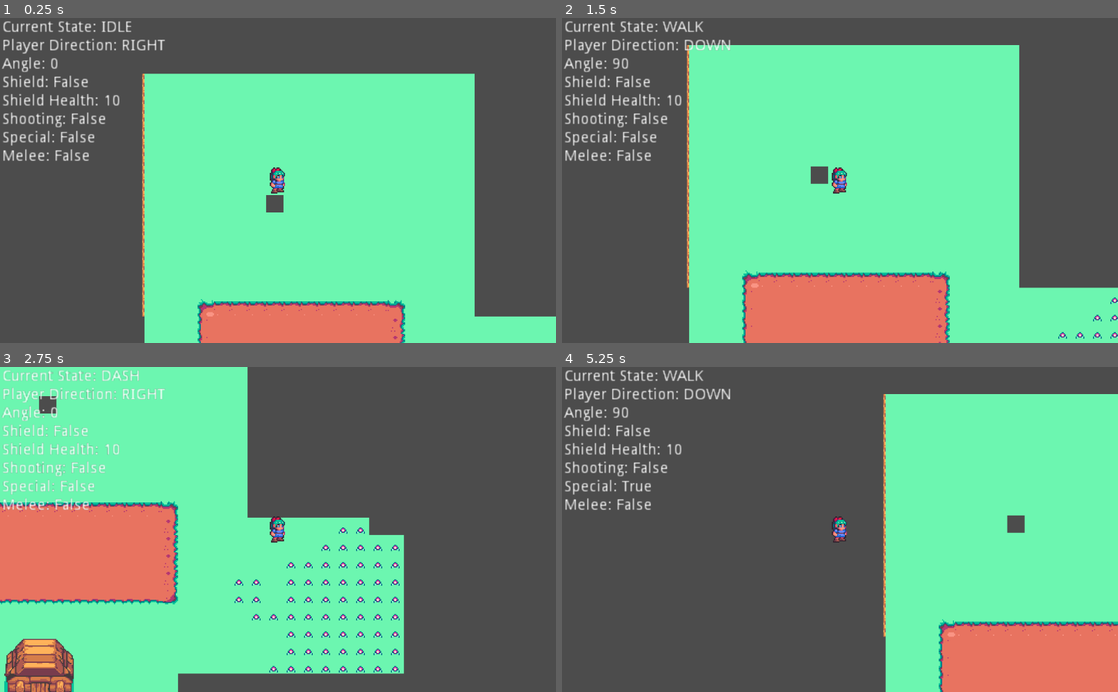
Above: before the commit, frames 1-4 (two rows, left to right).
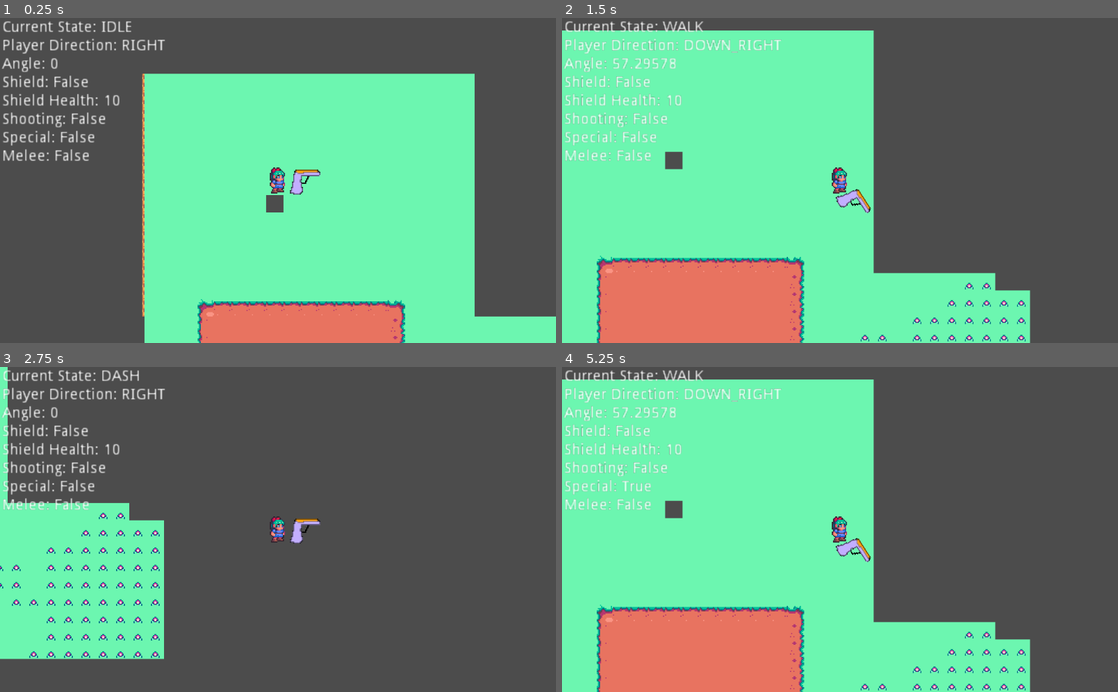
Above: after the commit, the same moments.

Repository: ValorZard/FIGHT-IT---True-Version
Game: Godot game, scene res://resources/Scenes/Main.tscn
Two runs of this game, one before a commit and one after it. Both use one fixed random seed, a clock stepped at 60 frames per second and the inputs below.
Inputs (mouse positions are in pixels of both pictures, inside the frame that each line leads up to):
- Up to frame 1 (0.25 s): no input
- Up to frame 2 (1.5 s): tap Enter at 0.5 s; move the mouse to (962, 164) at 0.52 s; hold D (move_right) 0.53-1.28 s; hold Space (shield) 0.53-1.28 s; click (962, 164) at 0.8 s; move the mouse to (728, 196) at 1.27 s; hold S (move_down) from 1.28 s (still down); click (728, 196) at 1.35 s
- Up to frame 3 (2.75 s): tap Space (shield) at 1.55 s; move the mouse to (333, 458) at 2.02 s; release S (move_down) at 2.03 s; hold D (move_right) from 2.03 s (still down); hold Shift (dash_button) from 2.03 s (still down); click (333, 458) at 2.3 s
- Up to frame 4 (5.25 s): move the mouse to (812, 594) at 2.77 s; release D (move_right) at 2.78 s; release Shift (dash_button) at 2.78 s; hold W (move_up) 2.78-3.53 s; tap E (interact_melee) at 2.85 s; tap Space (shield) at 3.05, 4.55 s; move the mouse to (1006, 578) at 3.52 s; hold Space (shield) 3.53-4.28 s; hold A (move_left) 3.53-5.03 s; click (1006, 578) at 3.8 s; move the mouse to (673, 480) at 4.27 s; click (673, 480) at 4.35 s; move the mouse to (867, 529) at 5.02 s; hold S (move_down) from 5.03 s (still down); hold Q (special_move) from 5.03 s (still down)

The runs differ from the first frame. In frame 1, 0.2% of the frame differs, in the area x 52-58%, y 46-55%; in frame 2, 55%; in frame 3, 52%; in frame 4, 91%, in the area x 0-100%, y 3-100%.

Commit message:
Oh godddddddd
Good news! i implemented a gun!
bad news! i broke the angle code
YAAAAAAY

Diff:
--- a/resources/Assets/Bullets/default_bullet.gd
+++ b/resources/Assets/Bullets/default_bullet.gd
@@ -19,10 +19,14 @@
 	move_and_collide(bullet_speed * bullet_direction * delta)
 	pass
 
-func on_hit(body):
-	self.queue_free()
-	pass
+func set_direction(direction):
+	bullet_direction = direction
 
 func _on_Area2D_body_entered(body):
 	on_hit(body)
 	pass # Replace with function body.
+
+#when the bullet hits something
+func on_hit(body):
+	self.queue_free()
+	pass
--- /dev/null
+++ b/resources/Assets/Guns/Default_Gun.tscn
@@ -0,0 +1,14 @@
+[gd_scene load_steps=3 format=2]
+
+[ext_resource path="res://resources/Assets/Guns/bad_gun.png" type="Texture" id=1]
+[ext_resource path="res://resources/Assets/Guns/Gun_Script.gd" type="Script" id=2]
+
+[node name="Gun" type="Node2D"]
+script = ExtResource( 2 )
+
+[node name="GunSprite" type="Sprite" parent="."]
+texture = ExtResource( 1 )
+offset = Vector2( 25, 0 )
+
+[node name="BulletExit" type="Node2D" parent="GunSprite"]
+position = Vector2( 35.7503, -6.29961 )
--- /dev/null
+++ b/resources/Assets/Guns/Gun_Script.gd
@@ -0,0 +1,26 @@
+extends Node2D
+
+
+# Declare member variables here. Examples:
+# var a = 2
+# var b = "text"
+var bullet_template := preload("res://resources/Assets/Bullets/default_bullet.tscn")
+var fire_rate := 10 # will fix this later
+
+# Called when the node enters the scene tree for the first time.
+func _ready():
+	pass # Replace with function body.
+
+
+# Called every frame. 'delta' is the elapsed time since the previous frame.
+#func _process(delta):
+#	pass
+
+#bullet delay: the amount of time it takes between each bullet to be fired
+#direction - the direction that the bullet will be shot at.
+func shoot(direction):
+	var bullet := bullet_template.instance()
+	bullet.set_direction(direction)
+	bullet.transform = get_node("GunSprite/BulletExit").transform
+	add_child(bullet)
+	pass
--- a/resources/Player/Player.tscn
+++ b/resources/Player/Player.tscn
@@ -1,8 +1,9 @@
-[gd_scene load_steps=6 format=2]
+[gd_scene load_steps=7 format=2]
 
 [ext_resource path="res://generic-rpg-pack_v0.4_(alpha-release)_vacaroxa/generic-rpg-pack_v0.4_(alpha-release)_vacaroxa/rpg-pack/atlas.png" type="Texture" id=1]
 [ext_resource path="res://resources/Scripts/Player.gd" type="Script" id=2]
 [ext_resource path="res://resources/UI/Debug UI.tscn" type="PackedScene" id=3]
+[ext_resource path="res://resources/Assets/Guns/Default_Gun.tscn" type="PackedScene" id=4]
 
 [sub_resource type="AtlasTexture" id=1]
 atlas = ExtResource( 1 )
@@ -29,6 +30,8 @@
 "_edit_lock_": true
 }
 
+[node name="Gun" parent="." instance=ExtResource( 4 )]
+
 [node name="Debug UI" parent="." instance=ExtResource( 3 )]
 anchor_right = 1.0
 margin_left = -253.713
--- a/resources/Scripts/Player.gd
+++ b/resources/Scripts/Player.gd
@@ -14,21 +14,25 @@
 enum Direction{UP, DOWN, LEFT, RIGHT, UP_LEFT, UP_RIGHT, DOWN_LEFT, DOWN_RIGHT}
 var current_direction = Direction.UP
 
-var player_angle = 0
+var player_angle := 0
 
-var shield_health = 10
-var shield_pressed = false
+var shield_health := 10
+var shield_pressed := false
 
-var is_shooting = false
+var is_shooting := false
 
-var special_pressed = false
+var special_pressed := false
 
-var melee_pressed = false
+var melee_pressed := false
 
 enum States{IDLE, WALK, DASH} #ONLY ALLOWED TO HAVE ONE STATE AT A TIME
 var current_state = States.IDLE
+
+onready var current_gun = get_node("Gun")
+
 # Called when the node enters the scene tree for the first time.
 func _ready():
+	set_gun_rotation()
 	pass # Replace with function body.
 
 
@@ -37,6 +41,7 @@
 	get_input(delta)
 	set_movement(delta)
 	set_direction()
+	set_gun_rotation()
 	set_state(delta)
 	do_attack(delta)
 	pass
@@ -85,7 +90,7 @@
 	pass
 
 func set_direction():
-	player_angle = atan2(player_velocity.y, player_velocity.x)
+	player_angle = atan2(y_input, x_input)
 
 	#SET DIRECTION
 	if(rad2deg(player_angle) > -45/2 and rad2deg(player_angle) < 45/2):
@@ -104,6 +109,10 @@
 		current_direction = Direction.DOWN
 	elif(rad2deg(player_angle) > 45/2 and rad2deg(player_angle) < 135/2):
 		current_direction = Direction.DOWN_RIGHT
+	pass
+
+func set_gun_rotation():
+	current_gun.rotation_degrees = rad2deg(player_angle)
 	pass
 
 func set_state(delta):
@@ -127,10 +136,9 @@
 
 func do_attack(delta):
 	if(is_shooting):
-		var bullet_prefab = preload("res://resources/Assets/Bullets/default_bullet.tscn")
-		var bullet = bullet_prefab.instance()
-		bullet.bullet_direction = Vector2(cos(player_angle), sin(player_angle))
-		add_child(bullet)
+		var direction := Vector2(cos(player_angle), sin(player_angle))
+		current_gun.shoot(direction)
+		pass
 	pass
 
 func _to_string():
@@ -169,7 +177,7 @@
 
 	player_string += "\n"
 
-	player_string += "Angle: " + str(player_angle * (360 / (2 * PI))) + "\n"
+	player_string += "Angle: " + str(rad2deg(player_angle)) + "\n"
 
 	player_string += "Shield: " + str(shield_pressed) + "\nShield Health: " + str(shield_health) + "\n"
 
Binary file added: resources/Assets/Guns/bad_gun.png
Not shown, added: resources/Assets/Guns/bad_gun.png.import
